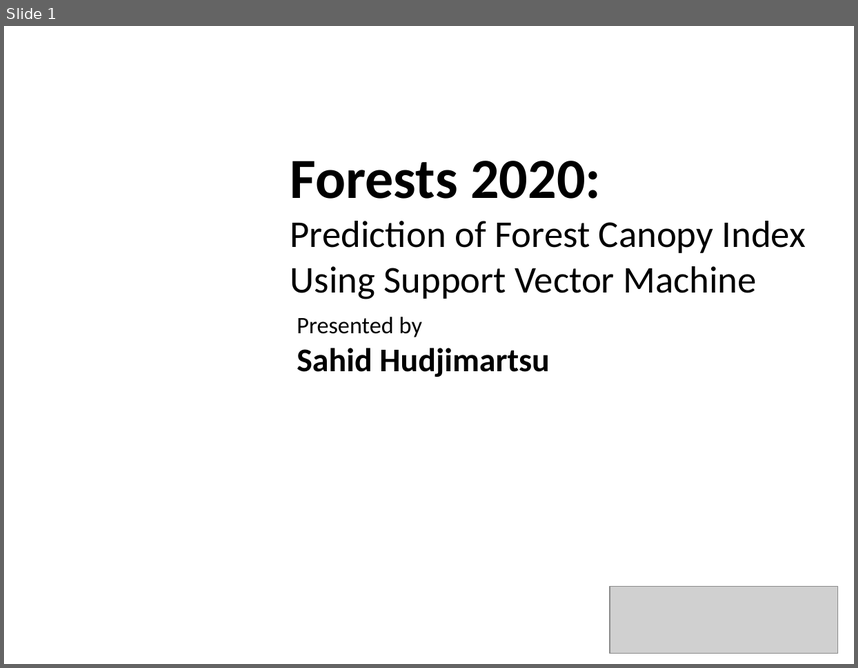
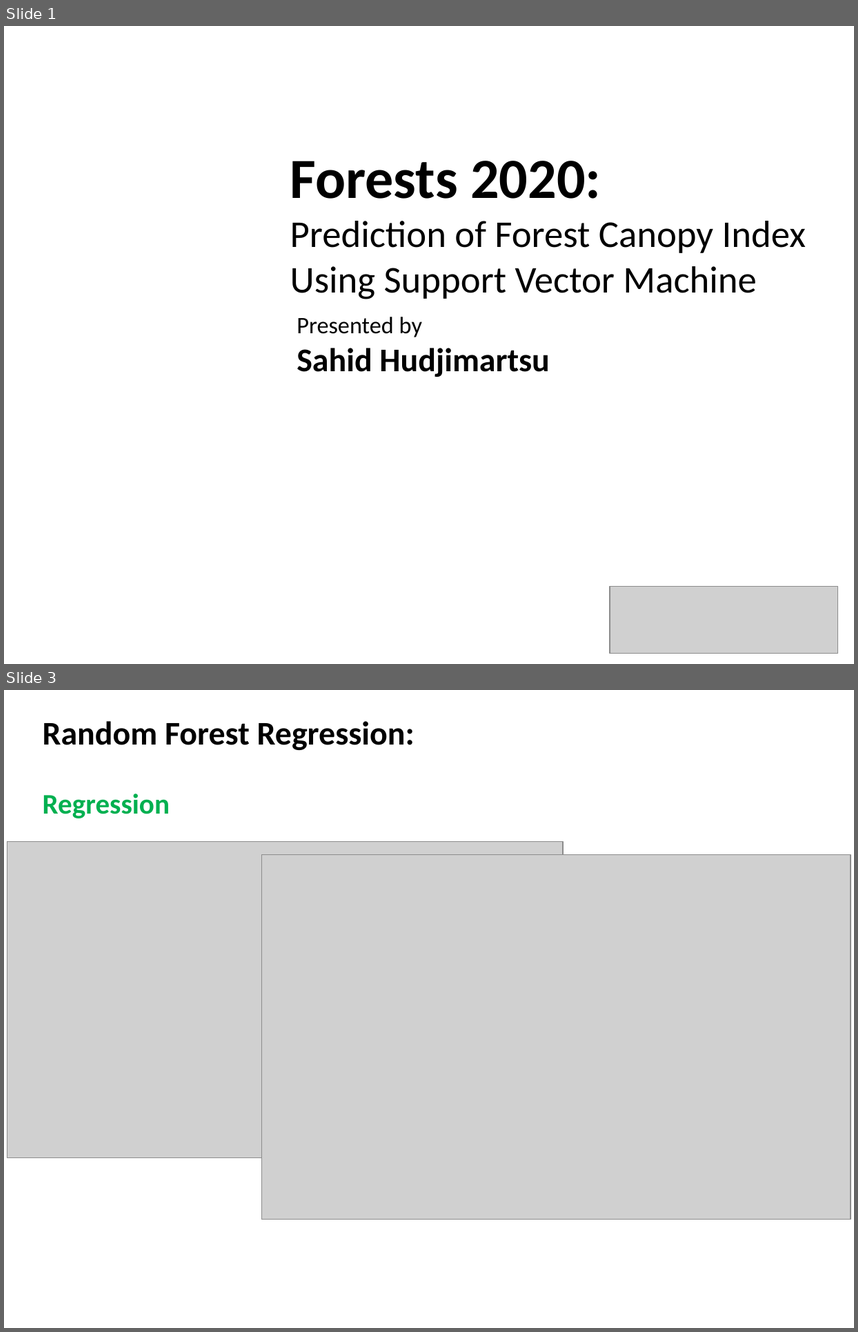
Before and after one commit to firstime09/GitTesis, a slide deck: SVR/Report/FRCI USING SVM_II.pptx. Shown one above the other, each under a label of ours: slide 1 before the commit, slides 1 and 3 after it; the slides between them are not shown. The pictures are 858x668 and 858x1332 pixels, drawn with LibreOffice and Linux fonts; fonts in the diff are those of the drawing; grey boxes stand for pictures; background and template pictures are left out. Boxes give left, top, right and bottom in pixels: in the first picture for what was removed or moved away, otherwise in the second. Text is boxed around its words. In the diff, an @@ line names an element or a change of style, - is before the commit and + after.

```diff
--- a/SVR/Report/FRCI USING SVM_II.pptx
+++ b/SVR/Report/FRCI USING SVM_II.pptx
@@ slide 3 added at [4, 690, 854, 1328], background #FFFFFF @@
@@ text added at [43, 721, 415, 750], 28 pt, text #000000, bold @@
+Random Forest Regression:
@@ text added at [43, 793, 170, 818], 24 pt, text #00B050, bold @@
+Regression
@@ picture added at [7, 841, 564, 1158] @@
@@ picture added at [261, 855, 851, 1219] @@
```
Also in this commit, not shown: 1 slide changed, 1 other slide added, 3 other files.
